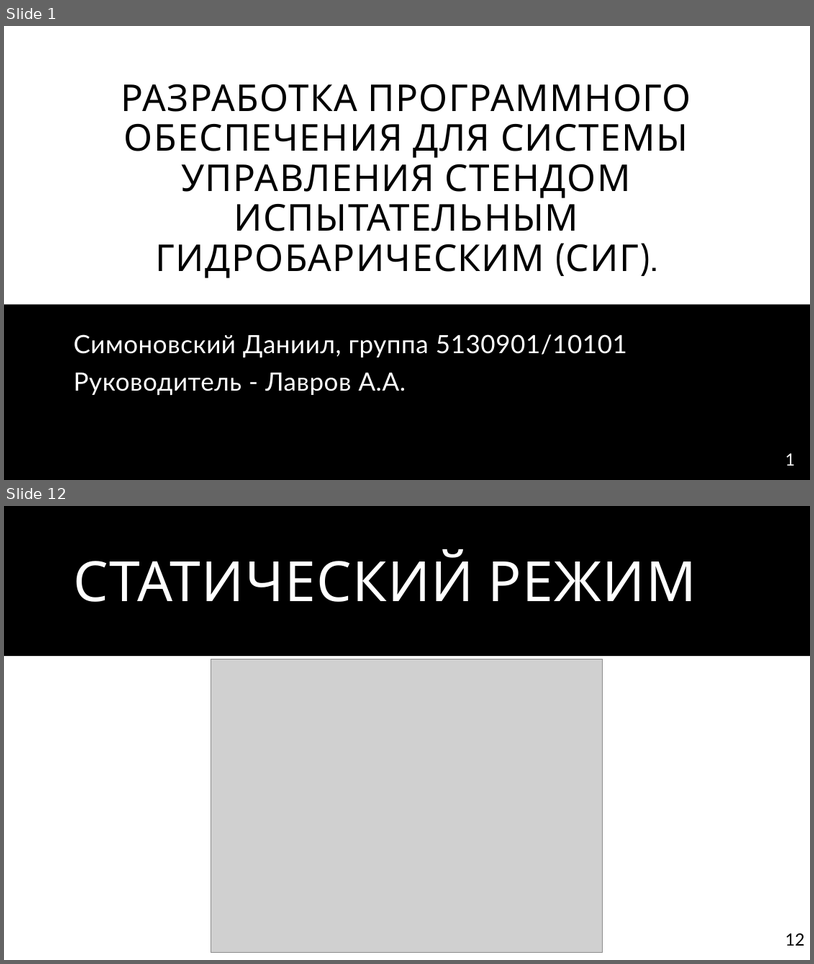
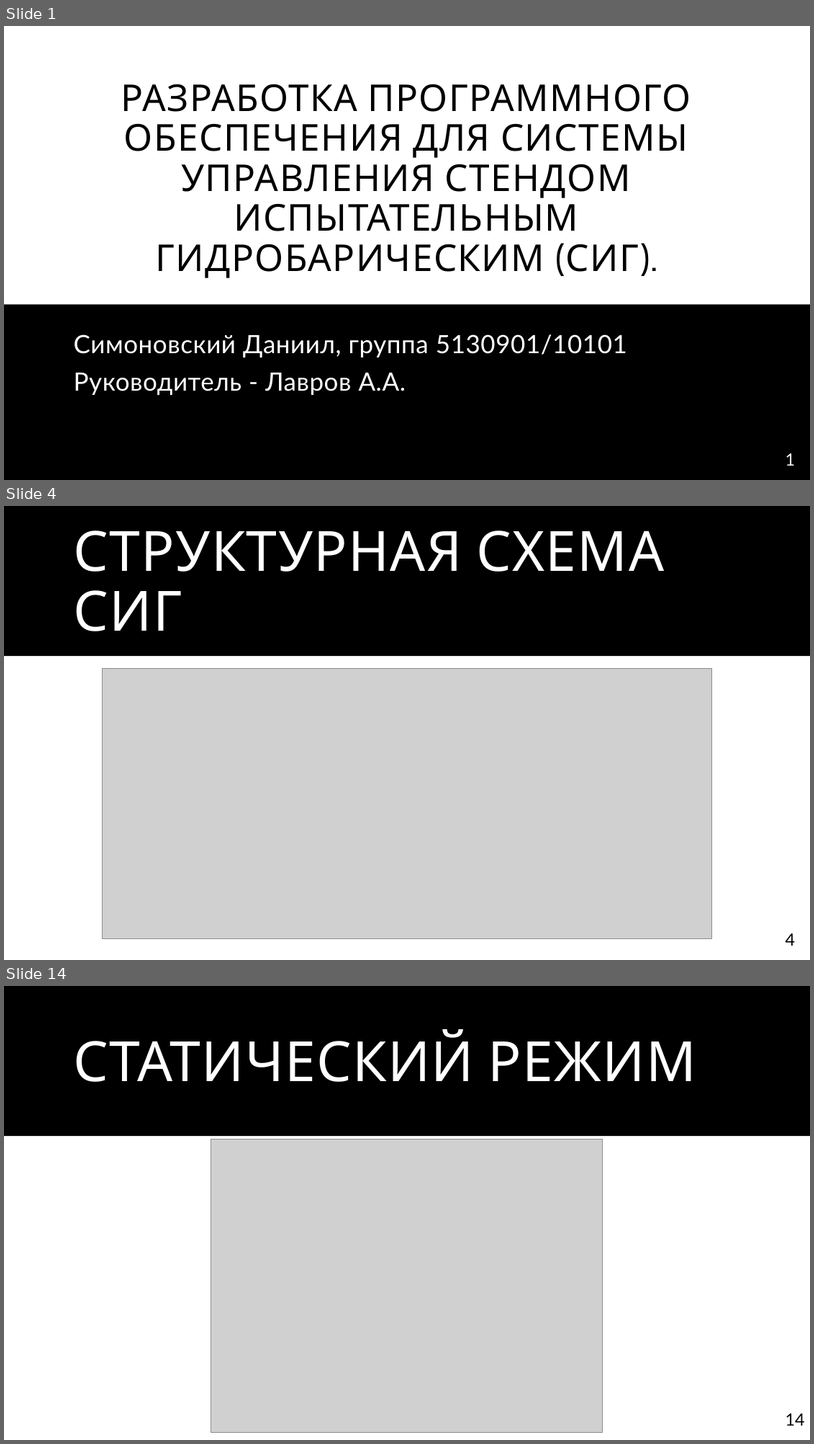
Before and after one commit to DafterT/FQW-SIG, a slide deck: Presentation/Защита СИГ.pptx. Shown one above the other, each under a label of ours: slides 1 and 12 before the commit, slides 1, 4 and 14 after it; the slides between them are not shown. The pictures are 814x964 and 814x1444 pixels, drawn with LibreOffice and Linux fonts; fonts in the diff are those of the drawing; grey boxes stand for pictures. Boxes give left, top, right and bottom in pixels: in the first picture for what was removed or moved away, otherwise in the second. Text is boxed around its words. In the diff, an @@ line names an element or a change of style, - is before the commit and + after.

```diff
--- a/Presentation/Защита СИГ.pptx
+++ b/Presentation/Защита СИГ.pptx
@@ slide 4 added at (4, 506, 810, 960), background #FFFFFF; not listed: 2 template elements that a slide beside it also shows @@
@@ title added at (74, 530, 664, 631), 66 pt, text #FFFFFF @@
+СТРУКТУРНАЯ СХЕМА СИГ
@@ picture added at (103, 668, 712, 939) @@
@@ what was slide 12 is now slide 14 @@
@@ page number at (786, 1413, 805, 1425): text changed @@
-12
+14
```
Also in this commit, not shown: 4 slides changed, 8 other slides added, 9 slides removed, 19 other files.
